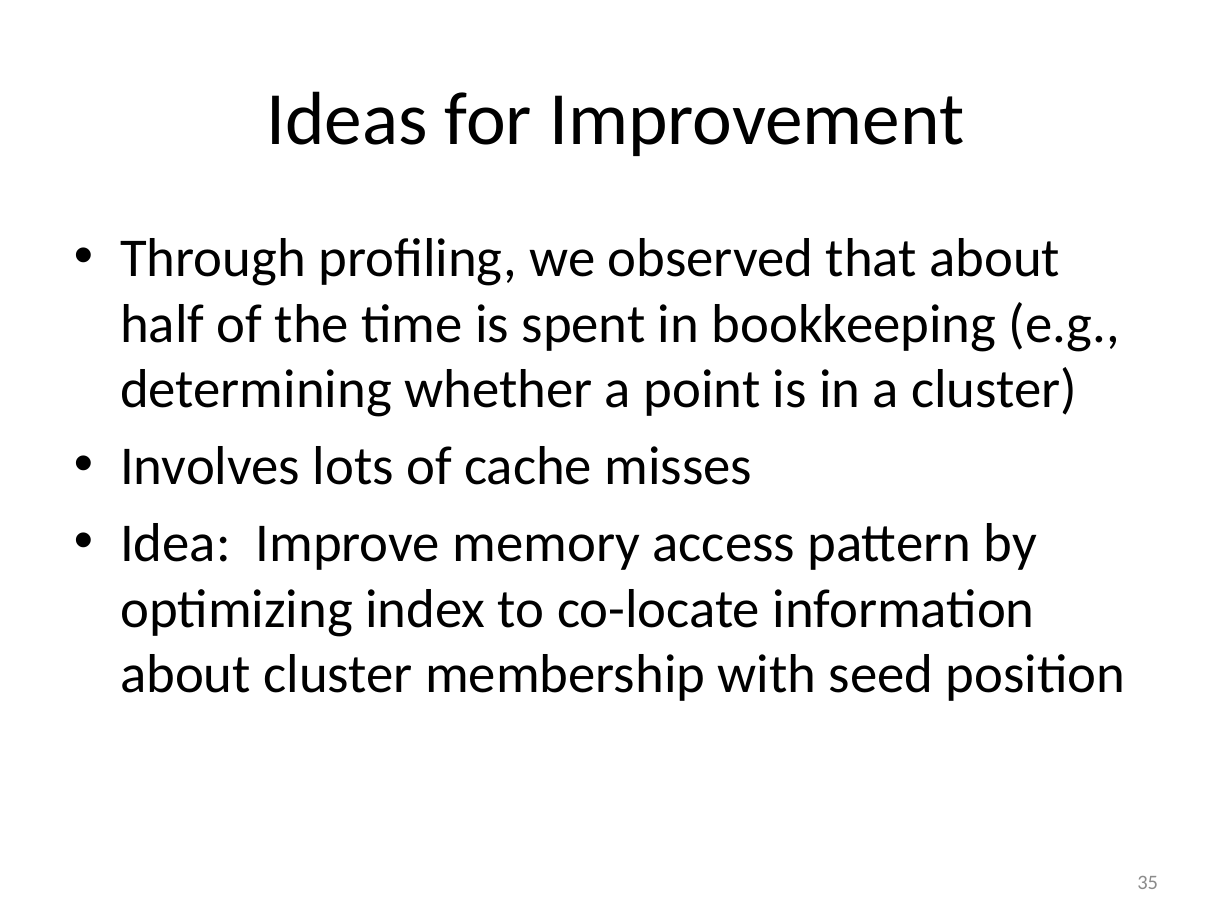
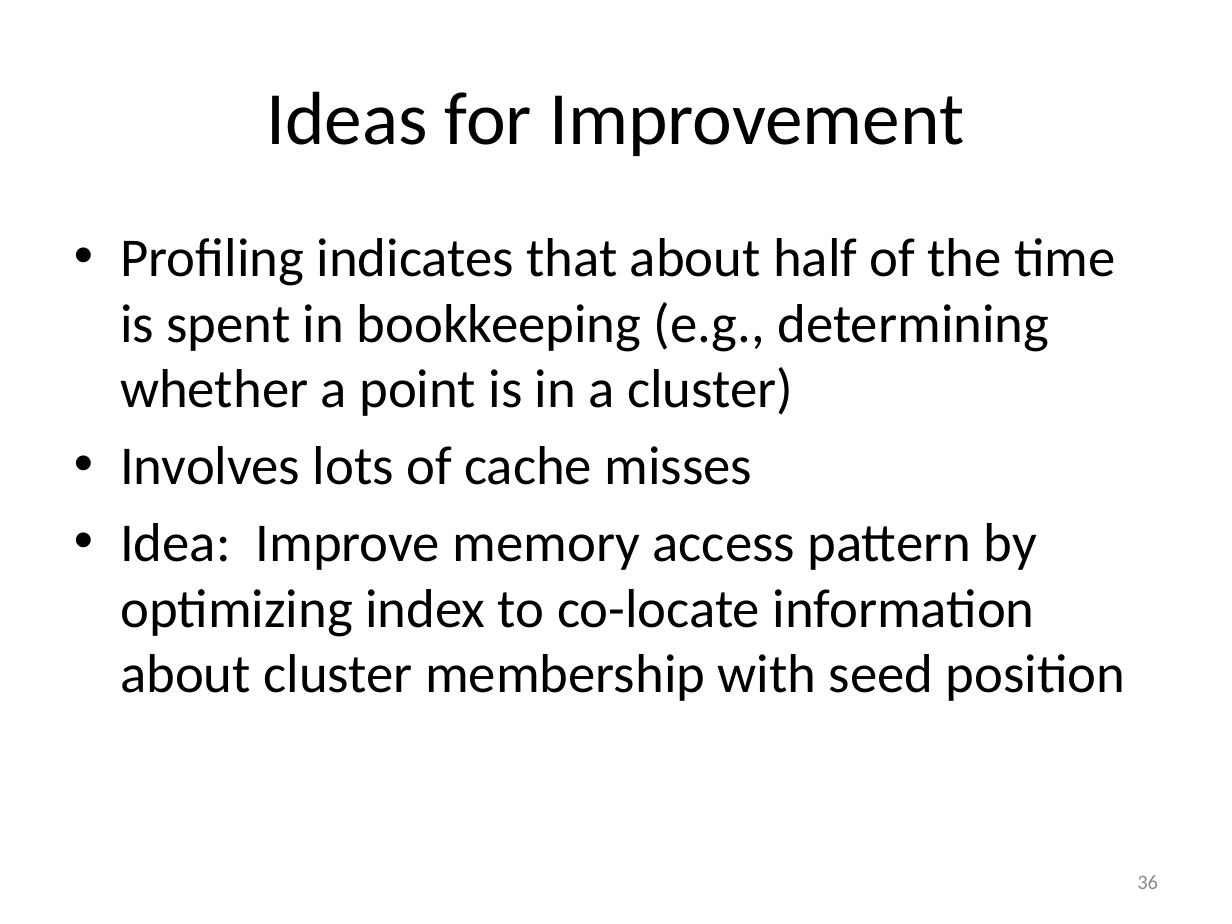
Before and after one commit to kristalcurtis/quals, a slide deck: slide 37 of slides/11.26.12 Quals (v2a).pptx (slide 36 before the commit). Drawn at 1232x924 pixels with LibreOffice and Linux fonts; fonts in the diff are those of the drawing. Boxes give left, top, right and bottom in pixels: in the first picture for what was removed or moved away, otherwise in the second. Text is boxed around its words. In the diff, an @@ line names an element or a change of style, - is before the commit and + after.

```diff
--- a/slides/11.26.12 Quals (v2a).pptx
+++ b/slides/11.26.12 Quals (v2a).pptx
@@ text at [120, 238, 1115, 416]: text changed @@
-• Through profiling, we observed that about half of the time is spent in bookkeeping (e.g., determining whether a point is in a cluster)
+• Profiling indicates that about half of the time is spent in bookkeeping (e.g., determining whether a point is in a cluster)
@@ page number at [1137, 875, 1158, 889]: text changed @@
-35
+36
```
Also in this commit, not shown: 11 other slides changed, 1 slide added.
